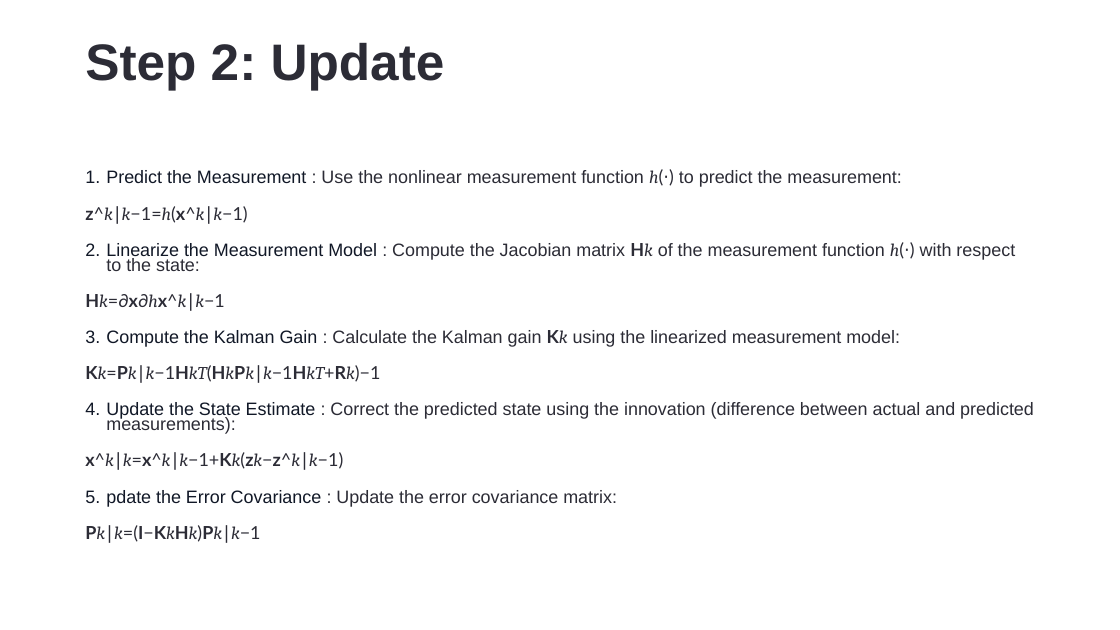
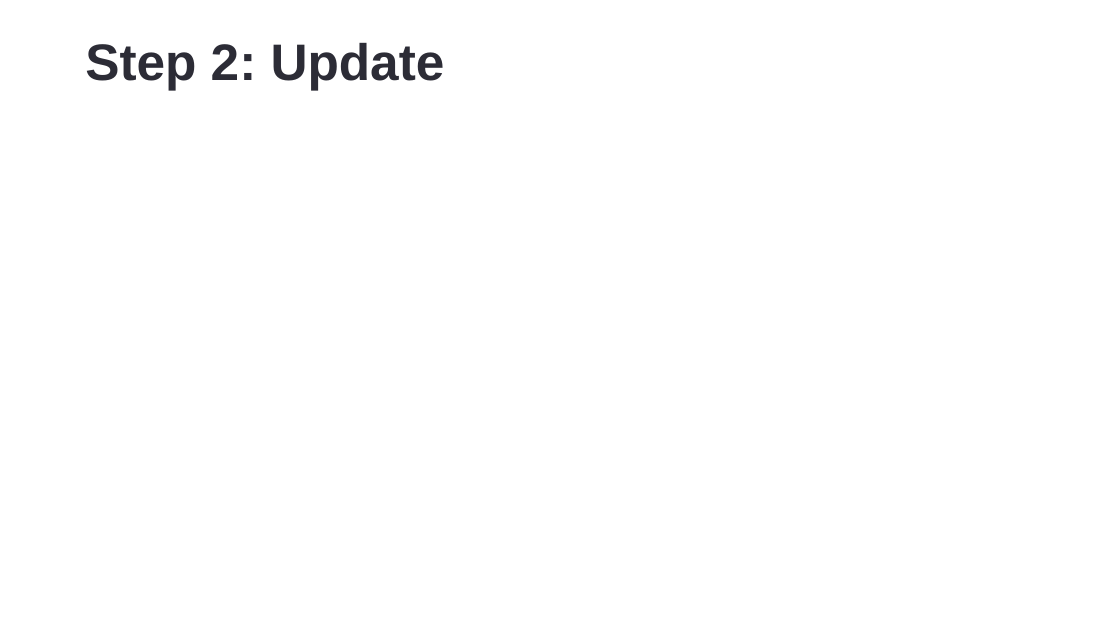
Before and after one commit to DrHammerhead/SoC-estimation, a slide deck: slide 18 of SoC Estimation.pptx. Drawn at 1120x630 pixels with LibreOffice and Linux fonts; fonts in the diff are those of the drawing; grey boxes stand for pictures. Boxes give left, top, right and bottom in pixels: in the first picture for what was removed or moved away, otherwise in the second. Text is boxed around its words. In the diff, an @@ line names an element or a change of style, - is before the commit and + after.

Commit message:
update pptx

```diff
--- a/SoC Estimation.pptx
+++ b/SoC Estimation.pptx
@@ text removed at <box>85,169,1034,543</box> @@
-1. Predict the Measurement : Use the nonlinear measurement function h(⋅) to predict the measurement:
-z^k∣k−1=h(x^k∣k−1)
-1. Linearize the Measurement Model : Compute the Jacobian matrix Hk of the measurement function h(⋅) with respect to the state:
-Hk=∂x∂hx^k∣k−1
-1. Compute the Kalman Gain : Calculate the Kalman gain Kk using the linearized measurement model:
-Kk=Pk∣k−1HkT(HkPk∣k−1HkT+Rk)−1
-1. Update the State Estimate : Correct the predicted state using the innovation (difference between actual and predicted measurements):
-x^k∣k=x^k∣k−1+Kk(zk−z^k∣k−1)
-1. pdate the Error Covariance : Update the error covariance matrix:
-Pk∣k=(I−KkHk)Pk∣k−1
```
Also in this commit, not shown: 2 other slides changed, 3 slides added, 2 slides removed.
